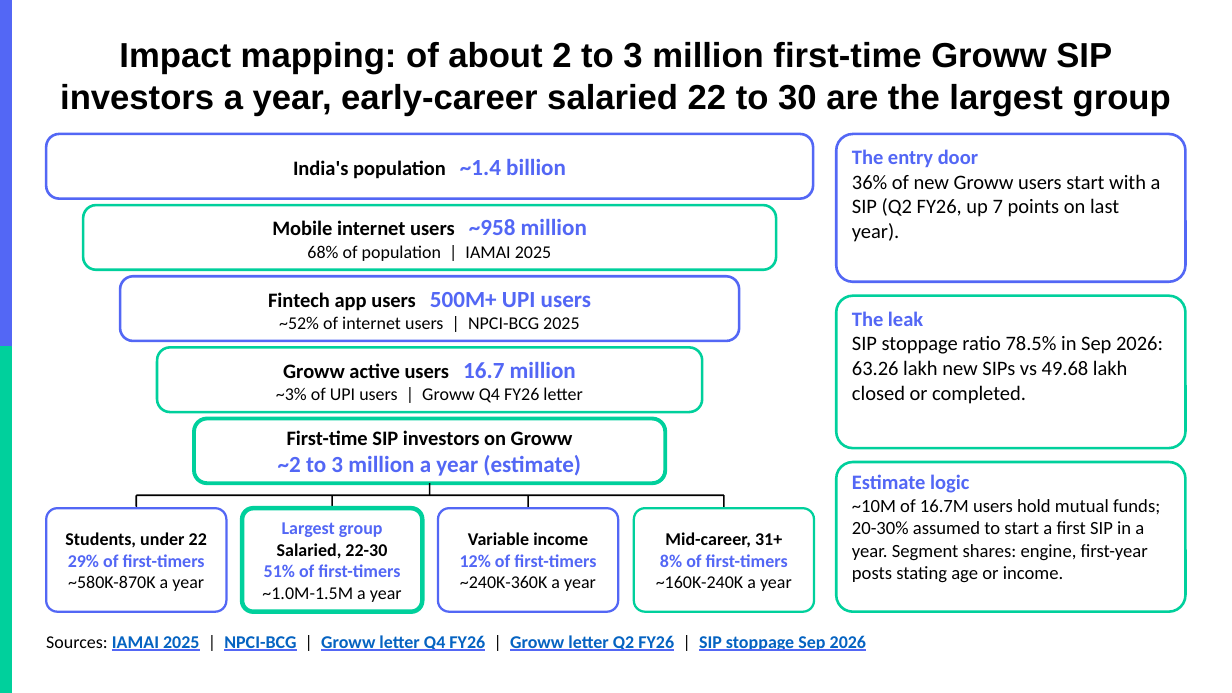
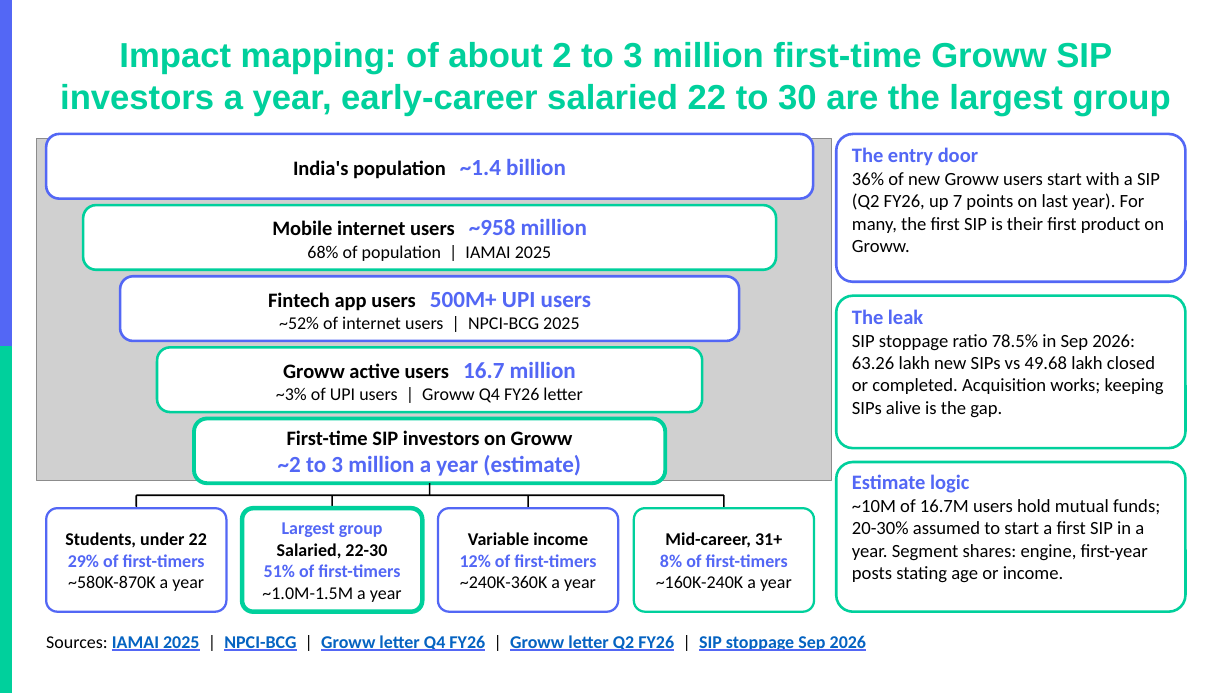
Before and after one commit to akarshita711/NEXTLEAP_GRAD_PROJECT_groww_SIP_research, a slide deck: slide 3 of deck/NL_Groww.pptx. Drawn at 1232x693 pixels with LibreOffice and Linux fonts; fonts in the diff are those of the drawing; grey boxes stand for pictures; background and template pictures are left out. Boxes give left, top, right and bottom in pixels: in the first picture for what was removed or moved away, otherwise in the second. Text is boxed around its words. In the diff, an @@ line names an element or a change of style, - is before the commit and + after.

```diff
--- a/deck/NL_Groww.pptx
+++ b/deck/NL_Groww.pptx
@@ title "Impact mapping: of about 2 ..." at (x1=60, y1=42, x2=1171, y2=116): text colour #000000 to #00D09C @@
@@ picture added at (x1=37, y1=139, x2=832, y2=481) @@
@@ rounded rectangle at (x1=836, y1=134, x2=1186, y2=282): fill #FFFFFF to none @@
@@ text at (x1=852, y1=147, x2=1164, y2=252): text changed; size 16 to 14.5 pt @@
-The entry door
-36% of new Groww users start with a SIP (Q2 FY26, up 7 points on last year).
+The entry door
+36% of new Groww users start with a SIP (Q2 FY26, up 7 points on last year). For many, the first SIP is their first product on Groww.
@@ rounded rectangle at (x1=836, y1=296, x2=1186, y2=448): fill #FFFFFF to none @@
@@ text at (x1=852, y1=309, x2=1164, y2=418): text changed; size 16 to 14.5 pt @@
-The leak
-SIP stoppage ratio 78.5% in Sep 2026: 63.26 lakh new SIPs vs 49.68 lakh closed or completed.
+The leak
+SIP stoppage ratio 78.5% in Sep 2026: 63.26 lakh new SIPs vs 49.68 lakh closed or completed. Acquisition works; keeping SIPs alive is the gap.
```
Also in this commit, not shown: 9 other slides changed, 19 other files.
